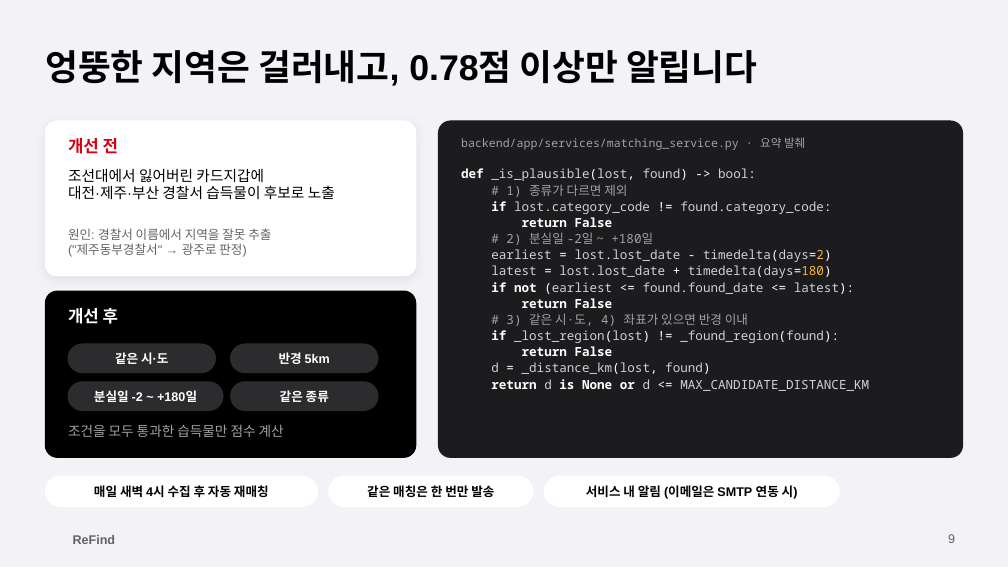
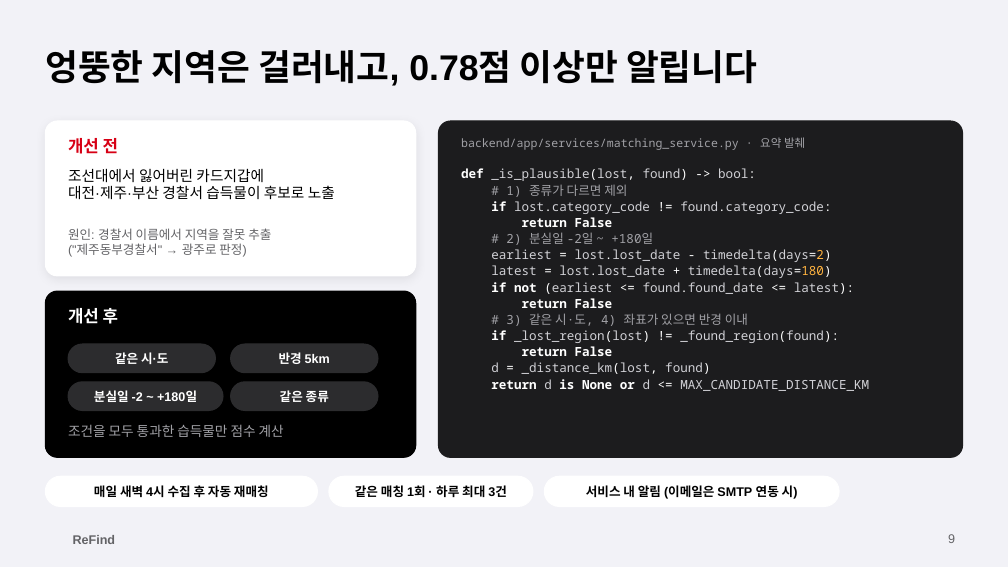
Before and after one commit to Terra0305/ICTbuild-upProject, a slide deck: slide 9 of docs/ReFind-final-presentation.video-only.pptx. Drawn at 1008x567 pixels with LibreOffice and Linux fonts; fonts in the diff are those of the drawing; background and template pictures are left out. Boxes give left, top, right and bottom in pixels: in the first picture for what was removed or moved away, otherwise in the second. Text is boxed around its words. In the diff, an @@ line names an element or a change of style, - is before the commit and + after.

```diff
--- a/docs/ReFind-final-presentation.video-only.pptx
+++ b/docs/ReFind-final-presentation.video-only.pptx
@@ text at box(355, 485, 507, 497): text changed @@
-같은 매칭은 한 번만 발송
+같은 매칭 1회 · 하루 최대 3건
```
Also in this commit, not shown: 3 other slides changed, 3 other files.
